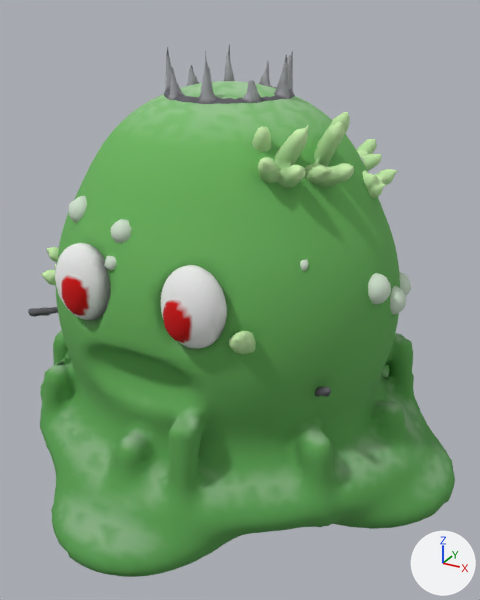
The glTF model public/assets/region-bosses/kingslime-b-far.glb: old version first, new version second.
Both versions are drawn from a 50 mm lens placed at (38.0, -65.7, 53.9), pointed at (2.4, -0.9, 21.5). Every picture has the same lights, and +X, +Y and +Z are marked at lower right. The older version comes first.

Objects in the first picture: 'inside', 'jelly', 'regalia'.
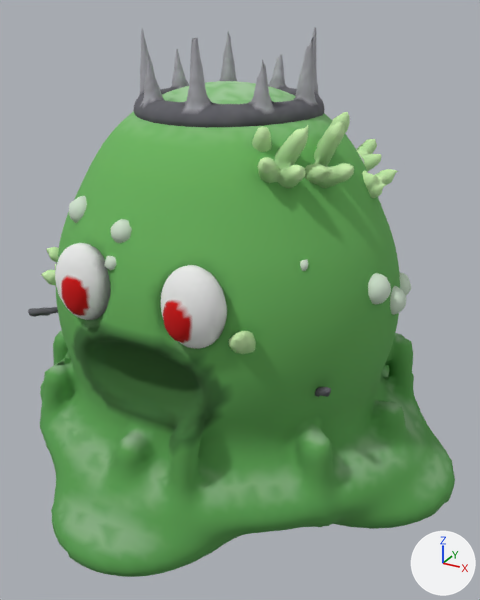
The edits, one by one:
me_jelly is used by ob_jelly; location (0.0, 0.0, 0.0).
me_jelly had 10204 vertices, 20428 faces and spanned x -29.9..29.9, y -28.8..28.8, z 0.0..46.4.
me_jelly now has 10268 vertices, 20556 faces and spans x -29.9..29.9, y -28.8..28.8, z 0.0..46.4.
me_jelly part 1: 121 vertices moved from x -8.7..8.7, y -21.0..-16.5, z 13.9..23.9 to x -8.6..8.6, y -20.9..-14.9, z 13.9..23.9; 58 vertices removed from x -7.2..7.2, y -21.1..-16.6, z 15.1..22.8; 122 vertices added at x -7.1..7.2, y -20.9..-15.0, z 14.6..22.7.
me_jelly part 2: 1178 kept faces spanning x -11.0..11.0, y -21.2..12.2, z 12.7..46.1 get new vertex colours; the middle colour goes from green #84bf7a to green #7eb874.
me_regalia is used by ob_regalia; location (0.0, 0.0, 0.0).
me_regalia had 7507 vertices, 15040 faces and spanned x -25.7..18.2, y -20.6..14.4, z 17.2..50.0.
me_regalia now has 9076 vertices, 18216 faces and spans x -25.7..18.2, y -20.6..14.4, z 17.2..51.9.
me_regalia part 3: the loose piece of 1521 vertices spanning x -7.4..7.4, y -6.4..8.4, z 43.3..50.0 is rebuilt with 3090 vertices and now spans x -10.6..10.6, y -9.6..11.6, z 42.0..51.9.

What differs and where, as boxes (x1, y1, x2, y2) in the pictures (480 x 600 px; the box of a moved part takes in the faces that stretch with it):
'regalia', reshaped: before (41, 44, 398, 354); after (41, 27, 398, 354)
part 1 of me_jelly, moved or reshaped: (77, 325, 223, 451) in both
part 2 of me_jelly, recoloured: (70, 86, 328, 455) in both
part 3 of me_regalia, rebuilt: before (164, 44, 295, 104); after (134, 27, 325, 128)
